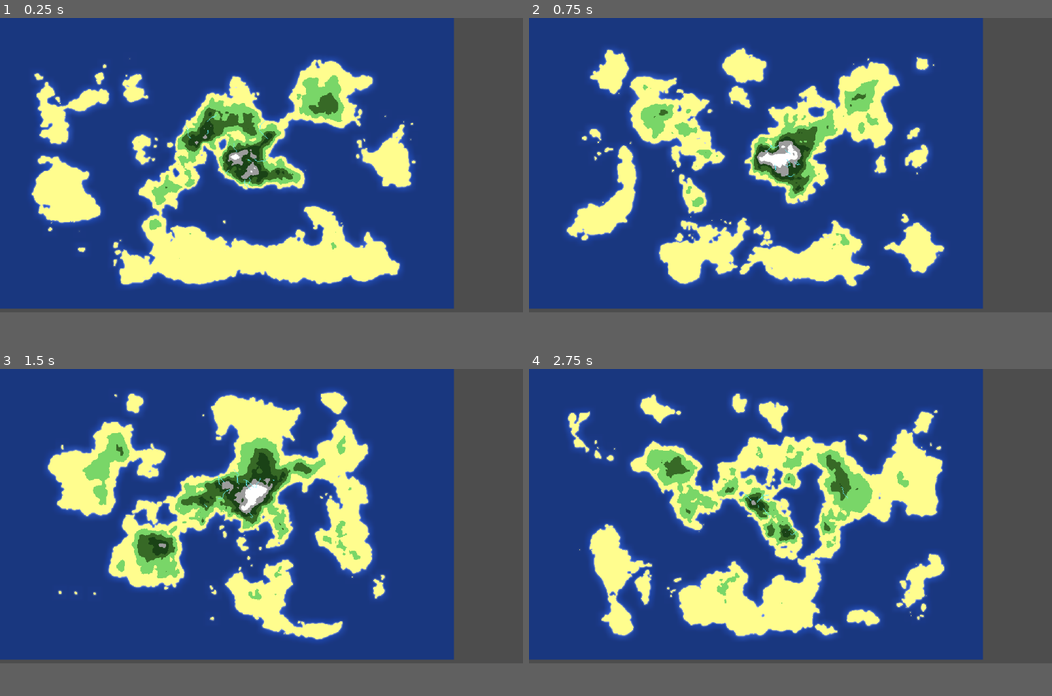
Above: before the commit, frames 1-4 (two rows, left to right).
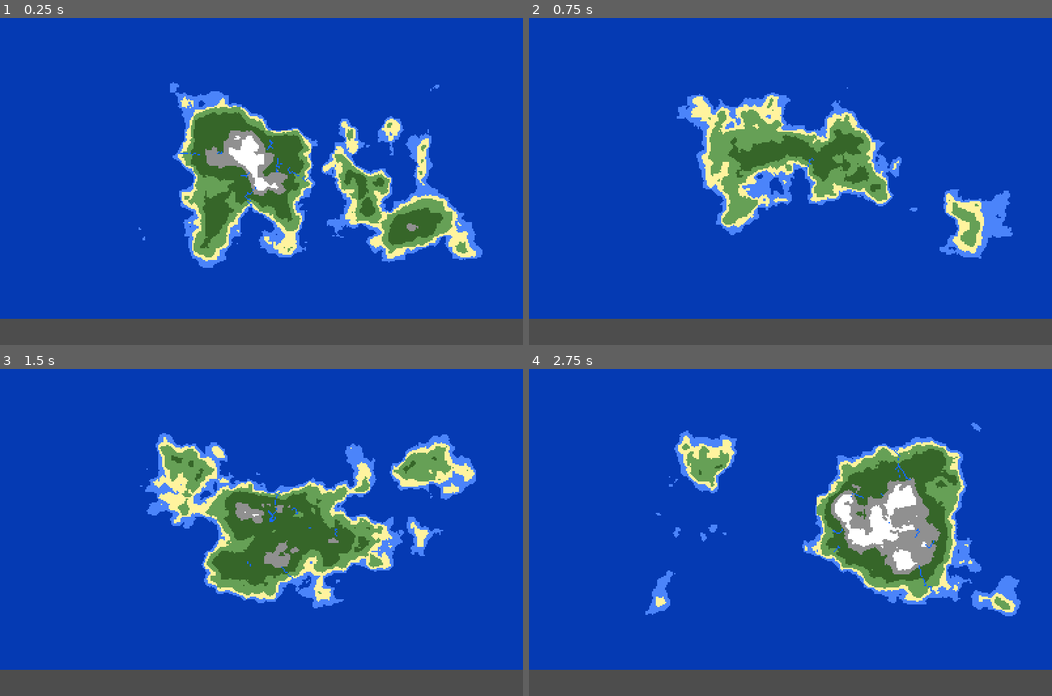
Above: after the commit, the same moments.

Repository: jhaakma/island-generator
Game: Godot game, scene res://Scenes/Main/Main.tscn
The game is run twice, just before and just after one commit, with the same random seed, the same clock (stepped at 60 frames per second) and the same inputs.
Inputs:
- Up to frame 1 (0.25 s): no input
- Up to frame 2 (0.75 s): tap Enter (ui_accept) at 0.5 s; hold Enter (ui_accept) from 0.53 s (still down)
- Up to frame 3 (1.5 s): release Enter (ui_accept) at 1.28 s; tap Enter (ui_accept) at 1.35 s
- Up to frame 4 (2.75 s): tap Enter (ui_accept) at 1.52, 1.82 s; hold Enter (ui_accept) from 2.03 s (still down)
In our replay, the window is 800x450 before the commit and 800x500 after it. These sizes can differ from the game's own. Grey fills any space a smaller window leaves; there, only what the larger window draws over its background counts as a difference.

The runs differ from the first frame. In frame 1, 91% of the frame differs, in the area x 0-100%, y 0-92%; in frame 2, 91%; in frame 3, 91%; in frame 4, 91%.

Commit message:
Heightmap etc

Diff:
--- a/IslandGeneration/Biome.gd
+++ b/IslandGeneration/Biome.gd
@@ -4,3 +4,4 @@
 @export var name: String = ""
 @export var min_height: float = 1.0
 @export var color: Color = Color.WHITE
+@export var is_land: bool = true
--- /dev/null
+++ b/IslandGeneration/HeightMap.gd
@@ -0,0 +1,29 @@
+extends Resource
+
+class_name HeightMap
+
+var texture: ImageTexture
+var _image: Image
+
+func _init(image: Image):
+    _image = image
+    texture = ImageTexture.create_from_image(image)
+
+func _height_to_value(height: float) -> float:
+    # Assuming height is normalized between 0.0 and 1.0
+    return remap(height, -1.0, 1.0, 0.0, 1.0)
+
+func _value_to_height(value: float) -> float:
+    # Assuming value is normalized between 0.0 and 1.0
+    return remap(value, 0.0, 1.0, -1.0, 1.0)
+
+
+func get_height(x: int, y: int) -> float:
+    var color = _image.get_pixel(x, y)
+    # Assume height is stored in the red channel
+    return _value_to_height(color.r)
+
+func set_height(x: int, y: int, height: float) -> void:
+    var color = _image.get_pixel(x, y)
+    color.r = _height_to_value(height)
+    _image.set_pixel(x, y, color)
--- a/IslandGeneration/Modifiers/MapModifier.gd
+++ b/IslandGeneration/Modifiers/MapModifier.gd
@@ -1,5 +1,5 @@
 extends Resource
 class_name MapModifier
 
-func apply(generator: IslandGenerator, image: Image, heightmap: Image) -> void:
+func apply(generator: IslandGenerator, image: Image, heightmap: HeightMap) -> void:
     pass
--- a/IslandGeneration/Modifiers/RiverModifier.gd
+++ b/IslandGeneration/Modifiers/RiverModifier.gd
@@ -2,26 +2,55 @@
 class_name RiverModifier
 
 @export var river_color: Color = Color(0.2, 0.4, 1.0, 1.0)
-@export var max_length: int = 20000
+@export var max_length: int = 100
 @export var start_search_attempts: int = 100
 @export var river_count: int = 10
-@export var min_starting_height: float = 0.2
+@export var min_starting_height: float = 0.15
+@export var meander_chance: float = 0.30 # Chance to meander at each step
 
-func _height_at(heightmap: Image, pos: Vector2i) -> float:
-    return heightmap.get_pixelv(pos).r
+# Cache heightmap as a 2D array for fast lookup
+func _cache_heightmap(heightmap: HeightMap, size: Vector2i) -> Array:
+    var heights := []
+    for x in size.x:
+        heights.append([])
+        for y in size.y:
+            heights[x].append(heightmap.get_height(x, y))
+    return heights
 
-func _generate_river(generator: IslandGenerator, image: Image, heightmap: Image) -> void:
+# Use a 2D array for the flow field for faster access
+func _compute_flow_field(heights: Array, size: Vector2i) -> Array:
+    var flow_field := []
+    for x in size.x:
+        flow_field.append([])
+        for y in size.y:
+            var pos = Vector2i(x, y)
+            var lowest = pos
+            var min_h = heights[x][y]
+            for dx in range(-1, 2):
+                for dy in range(-1, 2):
+                    if dx == 0 and dy == 0:
+                        continue
+                    var nx = x + dx
+                    var ny = y + dy
+                    if nx < 0 or nx >= size.x or ny < 0 or ny >= size.y:
+                        continue
+                    var h = heights[nx][ny]
+                    if h < min_h:
+                        min_h = h
+                        lowest = Vector2i(nx, ny)
+            flow_field[x].append(lowest)
+    return flow_field
+
+func _generate_river(generator: IslandGenerator, image: Image, heights: Array, flow_field: Array, visited: Array) -> void:
+    var size := generator.get_island_size()
     var start_pos := Vector2i.ZERO
     var found := false
-
-    var size := generator.get_island_size()
 
     for _i in start_search_attempts:
         var x = randi() % size.x
         var y = randi() % size.y
-        var h = _height_at(heightmap, Vector2i(x, y))
-
-        if h >= min_starting_height:
+        var h = heights[x][y]
+        if h >= min_starting_height and not visited[x][y]:
             start_pos = Vector2i(x, y)
             found = true
             break
@@ -30,50 +59,57 @@
         return
 
     var pos := start_pos
-    var direction := Vector2(randf() * 2.0 - 1.0, randf() * 2.0 - 1.0).normalized()
-    var bend_freq := 0.08 + randf() * 0.08 # Frequency of bends
-    var bend_strength := 0.7 + randf() * 0.5 # How strong the bends are
-
     for i in max_length:
         if pos.x < 0 or pos.x >= size.x or pos.y < 0 or pos.y >= size.y:
+            print("RiverModifier: Out of bounds at position", pos, "after", i, "steps.")
             break
-        var c := image.get_pixelv(pos)
-        if c.a == 0.0:
+        # if visited[pos.x][pos.y]:
+        #     print("RiverModifier: Already visited position", pos, "after", i, "steps.")
+        #     break
+        if heights[pos.x][pos.y] < 0.0:
+            print("RiverModifier: Reached negative height at position", pos, "after", i, "steps.")
             break
         image.set_pixelv(pos, river_color)
+        visited[pos.x][pos.y] = true
 
-        # Calculate bend using sine and cosine for smooth curves
-        var angle = sin(i * bend_freq) * bend_strength
-        var perp = Vector2(-direction.y, direction.x) # Perpendicular vector
-        var bend_dir = (direction + perp * angle).normalized()
-
-        # Find the best downhill neighbor in the general bend direction
-        var best_neighbor := pos
-        var best_height = 999.0
-        var best_dot = -1.0
-        for dx in range(-1, 2):
-            for dy in range(-1, 2):
-                if dx == 0 and dy == 0:
-                    continue
-                var n = pos + Vector2i(dx, dy)
-                if n.x < 0 or n.x >= size.x or n.y < 0 or n.y >= size.y:
-                    continue
-                var h = _height_at(heightmap, n)
-                var dir_vec = Vector2(n - pos).normalized()
-                var dot = bend_dir.dot(dir_vec)
-                # Prefer lower height and direction close to bend_dir
-                if h < best_height or (h == best_height and dot > best_dot):
-                    best_height = h
-                    best_neighbor = n
-                    best_dot = dot
-
-        if best_neighbor == pos:
+        var next = flow_field[pos.x][pos.y]
+        # Only check for meander if the chance triggers
+        if randf() < meander_chance:
+            var downhill_neighbors = []
+            var min_h = heights[pos.x][pos.y]
+            for dx in range(-1, 2):
+                for dy in range(-1, 2):
+                    if dx == 0 and dy == 0:
+                        continue
+                    var nx = pos.x + dx
+                    var ny = pos.y + dy
+                    if nx < 0 or nx >= size.x or ny < 0 or ny >= size.y:
+                        continue
+                    var h = heights[nx][ny]
+                    if h < min_h:
+                        downhill_neighbors.append(Vector2i(nx, ny))
+            if downhill_neighbors.size() > 0:
+                next = downhill_neighbors[randi() % downhill_neighbors.size()]
+        if next == pos:
+            print("RiverModifier: Next position is the same as current position", pos, "after", i, "steps.")
+            break
+        # if visited[next.x][next.y]:
+        #     print("RiverModifier: Next position", next, "is already visited, stopping river generation.")
+        #     break
+        pos = next
+        if i >= max_length - 1:
+            print("RiverModifier: Reached maximum length of river at position", pos, "after", i + 1, "steps.")
             break
 
-        # Smoothly update direction toward the chosen neighbor
-        direction = (direction * 0.7 + Vector2(best_neighbor - pos).normalized() * 0.3).normalized()
-        pos = best_neighbor
-
-func apply(generator: IslandGenerator, image: Image, heightmap: Image) -> void:
+func apply(generator: IslandGenerator, image: Image, heightmap: HeightMap) -> void:
+    var size := generator.get_island_size()
+    var heights = _cache_heightmap(heightmap, size)
+    var flow_field = _compute_flow_field(heights, size)
+    # Track visited cells to avoid overlapping rivers
+    var visited := []
+    for x in size.x:
+        visited.append([])
+        for y in size.y:
+            visited[x].append(false)
     for _i in river_count:
-        _generate_river(generator, image, heightmap)
+        _generate_river(generator, image, heights, flow_field, visited)
--- a/IslandGeneration/heightmap_generator.gd
+++ b/IslandGeneration/heightmap_generator.gd
@@ -5,11 +5,12 @@
 @export var noise_scale: float = 32.0
 @export var noise_scale_detail: float = 8.0
 @export var noise_weight_detail: float = 0.25
-@export var starting_seed: int = 42
+@export var starting_seed: int = -1
 @export var center_bias: float = 3.0
 @export var height_adjustment: float = 0.0
+@export var height_multiplier: float = 1.0
 
-func generate_heightmap() -> Image:
+func generate_heightmap() -> HeightMap:
     var seed = starting_seed
     if starting_seed == -1:
         seed = randi() % 1000000
@@ -29,7 +30,15 @@
     var max_x = center.x
     var max_y = center.y
 
+    var height_map := HeightMap.new(img)
+
+    var min_h = INF
+    var max_h = -INF
+    var heights = []
+
+    # First pass: calculate raw heights and track min/max
     for y in island_size.y:
+        heights.append([])
         for x in island_size.x:
             var pos = Vector2i(x, y)
             var dx = abs(pos.x - center.x) / float(max_x) if max_x > 0 else 0
@@ -38,11 +47,29 @@
 
             var h = noise.get_noise_2d(x, y)
             h += noise_detail.get_noise_2d(x, y) * noise_weight_detail
-            if max_x > 0 and max_y > 0:
-                h *= pow(1 - nd, 1 + center_bias)
-            h += height_adjustment * 0.01
-            if nd > 1.0:
+
+            heights[y].append({
+                "h": h,
+                "nd": nd
+            })
+            min_h = min(min_h, h)
+            max_h = max(max_h, h)
+
+    # Second pass: remap and apply island mask for smooth transition to -1.0 at edges
+    for y in island_size.y:
+        for x in island_size.x:
+            var h = heights[y][x]["h"]
+            var nd = heights[y][x]["nd"]
+            if max_h != min_h:
+                h = remap(h, min_h, max_h, -1.0, 1.0)
+            else:
                 h = 0.0
-            h = max(h, 0.0)
-            img.set_pixel(x, y, Color(h, 0, 0, 1))
-    return img
+            # Apply island mask: smoothly blend to -1.0 at edges using center_bias
+            var mask = pow(1.0 - clamp(nd, 0.0, 1.0), 1.0 + center_bias)
+            h = lerp(-1.0, h, mask)
+            h += height_adjustment * 0.1
+            h *= height_multiplier
+            h = clamp(h, -0.999, 0.909)
+
+            height_map.set_height(x, y, h)
+    return height_map
--- a/IslandGeneration/island_generator.gd
+++ b/IslandGeneration/island_generator.gd
@@ -21,7 +21,7 @@
 
     for y in size.y:
         for x in size.x:
-            var height = heightmap.get_pixel(x, y).r
+            var height = heightmap.get_height(x, y)
 
             var color: Color = Color(0.0, 0.0, 0.0, 0.0)
             for i in biomes.size():
--- a/IslandGeneration/island_renderer.gd
+++ b/IslandGeneration/island_renderer.gd
@@ -4,20 +4,15 @@
 ## SIGNALS ##
 signal island_generated(texture: ImageTexture, collision_polygons: Array[CollisionPolygon2D])
 
-## EXPORTS ##
-@export var data_generator: IslandGenerator
 
 ## GENERATED NODES ##
 var sprite: Sprite2D
 var collision_polygons: Array[CollisionPolygon2D]
 
-func _ready():
-    generate_island()
 
-func generate_island():
-    var result := data_generator.generate_map()
-    var texture: ImageTexture = result["texture"]
-    var polygons: Array[PackedVector2Array] = result["polygons"]
+func generate_island(map_data):
+    var texture: ImageTexture = map_data["texture"]
+    var polygons: Array[PackedVector2Array] = map_data["polygons"]
 
     if sprite:
         remove_child(sprite)
@@ -44,7 +39,3 @@
         print("No collision polygon generated, using null.")
 
     island_generated.emit(texture, collision_polygons)
-
-func _input(event):
-    if event.is_action_pressed("ui_accept"):
-        generate_island()
--- a/Scenes/Main/Main.tscn
+++ b/Scenes/Main/Main.tscn
@@ -9,84 +9,102 @@
 [ext_resource type="Script" uid="uid://bav73ikqeuefi" path="res://IslandGeneration/Modifiers/RiverModifier.gd" id="5_river"]
 [ext_resource type="Script" uid="uid://77iwvi5bg5o6" path="res://IslandGeneration/heightmap_generator.gd" id="6_hmap"]
 
-[sub_resource type="Resource" id="Resource_biome_ocean"]
+[sub_resource type="Resource" id="Resource_5s61s"]
+script = ExtResource("3_biome")
+name = "Deep Ocean"
+min_height = -1.0
+color = Color(0.000314583, 0.224797, 0.734376, 0.929412)
+is_land = false
+metadata/_custom_type_script = "uid://d2ubhr7dafolu"
+
+[sub_resource type="Resource" id="Resource_7npjy"]
 script = ExtResource("3_biome")
 name = "Ocean"
+min_height = -0.1
+color = Color(0.294674, 0.52591, 1, 0.972549)
+is_land = true
+metadata/_custom_type_script = "uid://d2ubhr7dafolu"
+
+[sub_resource type="Resource" id="Resource_4vhfm"]
+script = ExtResource("3_biome")
+name = "Beach"
 min_height = 0.0
-color = Color(0, 0, 0, 0)
+color = Color(1, 0.955667, 0.62, 1)
+is_land = true
+metadata/_custom_type_script = "uid://d2ubhr7dafolu"
 
-[sub_resource type="Resource" id="Resource_biome_sand"]
-script = ExtResource("3_biome")
-name = "Sand"
-min_height = 0.05
-color = Color(1, 0.992667, 0.56, 1)
-
-[sub_resource type="Resource" id="Resource_biome_grass"]
+[sub_resource type="Resource" id="Resource_dvlhv"]
 script = ExtResource("3_biome")
 name = "Grass"
 min_height = 0.1
-color = Color(0.47586, 0.84, 0.4116, 1)
+color = Color(0.40299, 0.63, 0.3402, 1)
+is_land = true
+metadata/_custom_type_script = "uid://d2ubhr7dafolu"
 
-[sub_resource type="Resource" id="Resource_biome_forest"]
+[sub_resource type="Resource" id="Resource_wgovn"]
 script = ExtResource("3_biome")
 name = "Forest"
-min_height = 0.15
-color = Color(0.216209, 0.411782, 0.151545, 1)
-
-[sub_resource type="Resource" id="Resource_biome_dense"]
-script = ExtResource("3_biome")
-name = "DenseForest"
-min_height = 0.2
-color = Color(0.105197, 0.260583, 0.0896422, 1)
-
-[sub_resource type="Resource" id="Resource_o8wgc"]
-script = ExtResource("3_biome")
-name = "Mountain Base"
-min_height = 0.25
-color = Color(0.61339, 0.61339, 0.61339, 1)
+min_height = 0.3
+color = Color(0.215133, 0.4, 0.164, 1)
+is_land = true
 metadata/_custom_type_script = "uid://d2ubhr7dafolu"
 
-[sub_resource type="Resource" id="Resource_w20t6"]
+[sub_resource type="Resource" id="Resource_cv8e0"]
 script = ExtResource("3_biome")
-name = "Mountain Peaks"
-min_height = 0.3
-color = Color(1, 1, 1, 1)
+name = "Mountains"
+min_height = 0.7
+color = Color(0.564962, 0.564962, 0.564962, 1)
+is_land = true
 metadata/_custom_type_script = "uid://d2ubhr7dafolu"
 
-[sub_resource type="Resource" id="Resource_river_mod"]
-script = ExtResource("5_river")
-river_color = Color(0.4, 0.95, 1, 1)
-max_length = 20000
-start_search_attempts = 1000
-river_count = 10
-min_starting_height = 0.2
+[sub_resource type="Resource" id="Resource_hkvnm"]
+script = ExtResource("3_biome")
+name = "Snow"
+min_height = 0.9
+color = Color(1, 1, 1, 1)
+is_land = true
+metadata/_custom_type_script = "uid://d2ubhr7dafolu"
 
-[sub_resource type="Resource" id="Resource_heightmap_gen"]
+[sub_resource type="Resource" id="Resource_aw1lf"]
 script = ExtResource("6_hmap")
-island_size = Vector2i(256, 128)
+island_size = Vector2i(256, 256)
 noise_scale = 128.0
 noise_scale_detail = 32.0
-noise_weight_detail = 0.15
+noise_weight_detail = 0.4
 starting_seed = -1
-center_bias = 1.0
-height_adjustment = 4.0
+center_bias = 0.0
+height_adjustment = 3.0
+height_multiplier = 1.5
+metadata/_custom_type_script = "uid://77iwvi5bg5o6"
 
-[sub_resource type="Resource" id="Resource_island_gen"]
+[sub_resource type="Resource" id="Resource_5ci8a"]
+script = ExtResource("5_river")
+river_color = Color(0.0830601, 0.414628, 1, 1)
+max_length = 1000
+start_search_attempts = 100
+river_count = 10
+min_starting_height = 0.5
+meander_chance = 0.7
+metadata/_custom_type_script = "uid://bav73ikqeuefi"
+
+[sub_resource type="Resource" id="Resource_w20t6"]
 script = ExtResource("4_map")
-heightmap_generator = SubResource("Resource_heightmap_gen")
-biomes = Array[ExtResource("3_biome")]([SubResource("Resource_biome_ocean"), SubResource("Resource_biome_sand"), SubResource("Resource_biome_grass"), SubResource("Resource_biome_forest"), SubResource("Resource_biome_dense"), SubResource("Resource_o8wgc"), SubResource("Resource_w20t6")])
-modifiers = Array[ExtResource("5_aw1lf")]([SubResource("Resource_river_mod")])
+heightmap_generator = SubResource("Resource_aw1lf")
+biomes = Array[ExtResource("3_biome")]([SubResource("Resource_5s61s"), SubResource("Resource_7npjy"), SubResource("Resource_4vhfm"), SubResource("Resource_dvlhv"), SubResource("Resource_wgovn"), SubResource("Resource_cv8e0"), SubResource("Resource_hkvnm")])
+modifiers = Array[ExtResource("5_aw1lf")]([SubResource("Resource_5ci8a")])
+metadata/_custom_type_script = "uid://xk42ray1r42m"
 
 [node name="Main" type="Node2D"]
 script = ExtResource("1_qtv3y")
-island_size = Vector2i(800, 512)
+island_generator = SubResource("Resource_w20t6")
+island_size = Vector2i(512, 256)
 
 [node name="Water" parent="." instance=ExtResource("2_i3fi7")]
+visible = false
 water_size = Vector2(256, 128)
 
 [node name="IslandRenderer" parent="." instance=ExtResource("2_cmk6n")]
-data_generator = SubResource("Resource_island_gen")
 
 [node name="Camera2D" type="Camera2D" parent="."]
 anchor_mode = 0
-zoom = Vector2(1.25, 1.25)
+zoom = Vector2(3.6, 3.6)
--- a/Scenes/Main/main.gd
+++ b/Scenes/Main/main.gd
@@ -3,6 +3,9 @@
 @onready var water: Water = $Water
 @onready var island_renderer: IslandRenderer = $IslandRenderer
 
+
+## EXPORTS ##
+@export var island_generator: IslandGenerator
 @export var island_size: Vector2i = Vector2i(256, 256)
 
 func _ready():
@@ -10,10 +13,14 @@
     island_renderer.connect("island_generated", _on_island_generated)
 
     water.set_size(island_size)
-    island_renderer.data_generator.heightmap_generator.island_size = island_size
+    island_generator.heightmap_generator.island_size = island_size
+
+    # Generate the island map data
+    var map_data: Dictionary = island_generator.generate_map()
 
     # Start the island generation process
-    island_renderer.generate_island()
+    island_renderer.generate_island(map_data)
+
 
 
 func _on_island_generated(texture: Texture2D, _collision_polygons: Array[CollisionPolygon2D]) -> void:
@@ -21,3 +28,9 @@
 
 func _process(delta: float) -> void:
    water.update_water_time(delta)
+
+func _input(event):
+    if event.is_action_pressed("ui_accept"):
+        print("Regenerating island...")
+        var map_data: Dictionary = island_generator.generate_map()
+        island_renderer.generate_island(map_data)
--- a/Water/Water.gdshader
+++ b/Water/Water.gdshader
@@ -30,7 +30,7 @@
 void fragment() {
     vec2 uv = UV;
     float land = texture(island_mask, uv).a;
-    float foam_mask = blurred(island_mask, uv, 2).a;
+    float foam_mask = blurred(island_mask, uv, 1).a;
 
     // Simple multi-sine "noise" waves
     float wave = (
--- a/project.godot
+++ b/project.godot
@@ -17,7 +17,12 @@
 
 [display]
 
-window/stretch/mode="viewport"
+window/size/viewport_width=1600
+window/size/viewport_height=1000
+window/size/initial_position_type=3
+window/size/initial_screen=1
+window/stretch/mode="canvas_items"
+window/stretch/aspect="expand"
 
 [rendering]
 
Not shown, added: IslandGeneration/HeightMap.gd.uid
Not shown: 1 places in Scenes/Main/Main.tscn that only renumber resources
